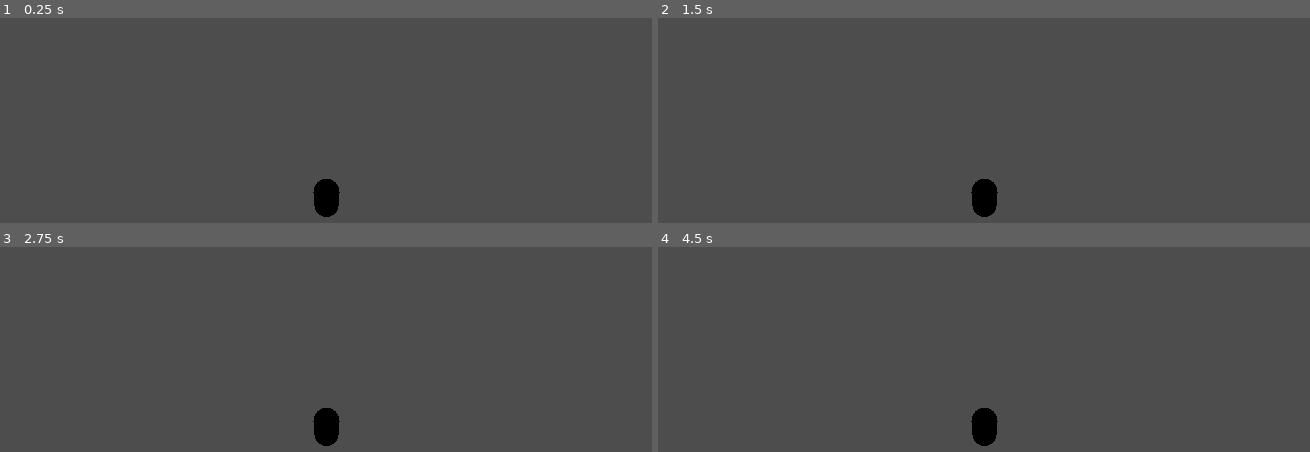
Above: before the commit, frames 1-4 (two rows, left to right).
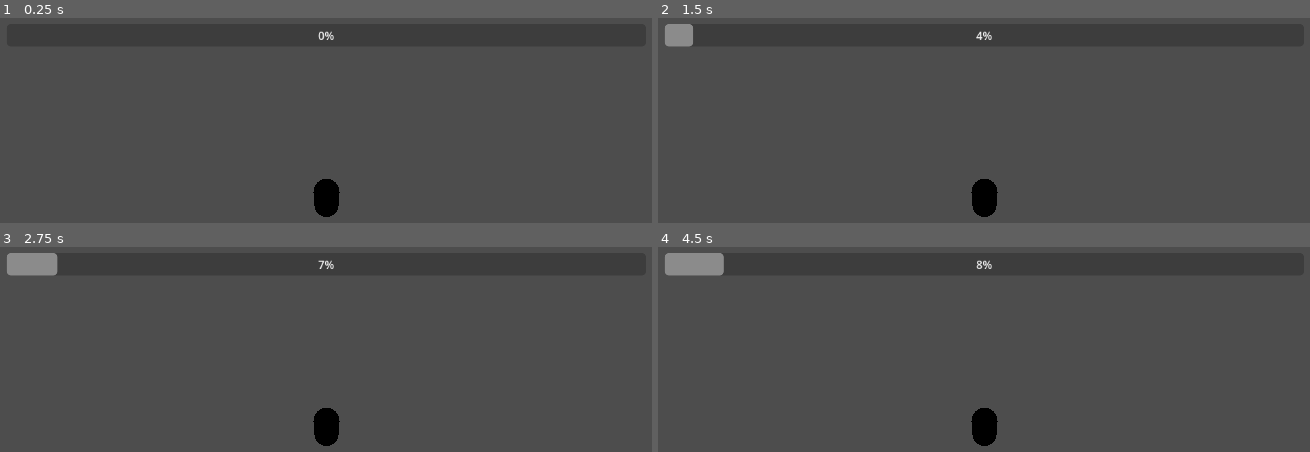
Above: after the commit, the same moments.

Repository: TaikiKume/WaraiWoBarenai
Game: Godot game, scene res://main.tscn
Two runs of this game, one before a commit and one after it. Both use one fixed random seed, a clock stepped at 60 frames per second and the inputs below.
Inputs:
- Up to frame 1 (0.25 s): no input
- Up to frame 2 (1.5 s): tap Enter at 0.5 s; hold Space (Laugh) 0.53-1.28 s; tap Space (Laugh) at 1.35 s
- Up to frame 3 (2.75 s): tap Enter at 2 s; hold Space (Laugh) from 2.03 s (still down)
- Up to frame 4 (4.5 s): release Space (Laugh) at 2.78 s; tap Space (Laugh) at 2.85, 3.5, 4.35 s; hold Space (Laugh) 3.53-4.28 s; tap Enter at 4.25 s

The runs differ from the first frame. In frame 1, less than 0.1% of the frame differs, in the area x 48-52%, y 6-11%; in frame 2, 0.5%; in frame 3, 0.9%; in frame 4, 1.1%, in the area x 1-52%, y 2-15%.

Commit message:
Added progress bar

Diff:
--- /dev/null
+++ b/LaughterProgress.gd
@@ -0,0 +1,14 @@
+extends ProgressBar
+
+
+func _ready():
+	pass # Replace with function body.
+
+
+func _process(delta):
+	var window_size = get_viewport_rect().size
+	size.x = window_size.x*0.8
+	size.y = window_size.y*0.05
+	position.x = window_size.x*0.1
+	position.y = window_size.y*0.1
+	pass
--- a/LevelController.gd
+++ b/LevelController.gd
@@ -1,12 +1,13 @@
 extends Node
+@export var progressbar: ProgressBar
 #笑い声の範囲
 var laughRadius : float = 0.0
 #笑いゲージ
 var laughGagePoint : float = 0.0
 #経過時間
-var progressTimer : float =0.0
+var progressTimer : float = 0.0
 #クリア時間
-@export var gameOverTime : float =60.0
+@export var gameOverTime : float = 60.0
 
 # Called when the node enters the scene tree for the first time.
 func _ready():
@@ -15,6 +16,7 @@
 
 # Called every frame. 'delta' is the elapsed time since the previous frame.
 func _process(delta):
+	progressbar.value = laughGagePoint
 	print(laughGagePoint)
 #Clear!!!!
 	if(laughGagePoint>=100):
--- /dev/null
+++ b/laughterprogress.tscn
@@ -0,0 +1,17 @@
+[gd_scene format=3 uid="uid://djxyi5y0r0agf"]
+
+[node name="Node2D" type="Node2D"]
+
+[node name="Control" type="Control" parent="."]
+layout_mode = 3
+anchors_preset = 0
+offset_right = 40.0
+offset_bottom = 40.0
+
+[node name="ProgressBar" type="ProgressBar" parent="Control"]
+layout_mode = 0
+offset_right = 4.0
+offset_bottom = 27.0
+value = 50.0
+
+[node name="CanvasLayer" type="CanvasLayer" parent="."]
--- a/main.tscn
+++ b/main.tscn
@@ -1,6 +1,7 @@
-[gd_scene load_steps=4 format=3 uid="uid://bdr6u28mxy1nk"]
+[gd_scene load_steps=5 format=3 uid="uid://bdr6u28mxy1nk"]
 
 [ext_resource type="Script" path="res://LevelController.gd" id="1_ly0cm"]
+[ext_resource type="Script" path="res://LaughterProgress.gd" id="1_ruh3q"]
 [ext_resource type="PackedScene" uid="uid://btfwplr3egwdi" path="res://oni.tscn" id="2_58pul"]
 [ext_resource type="PackedScene" uid="uid://deoyko10lrx6b" path="res://player.tscn" id="3_516bt"]
 
@@ -9,10 +10,19 @@
 [node name="MainCamera" type="Camera3D" parent="."]
 transform = Transform3D(1, 0, 0, 0, 0.5, 0.866025, 0, -0.866025, 0.5, 0, 10, 6)
 
-[node name="LevelController" type="Node" parent="."]
+[node name="LaughterProgress" type="ProgressBar" parent="MainCamera"]
+offset_left = 47.0
+offset_top = 41.0
+offset_right = 1096.0
+offset_bottom = 68.0
+script = ExtResource("1_ruh3q")
+
+[node name="LevelController" type="Node" parent="." node_paths=PackedStringArray("progressbar")]
 script = ExtResource("1_ly0cm")
+progressbar = NodePath("../MainCamera/LaughterProgress")
 
 [node name="Oni" parent="LevelController" instance=ExtResource("2_58pul")]
 
 [node name="Player" parent="LevelController" instance=ExtResource("3_516bt")]
 laughSpreadSpeed = 50.0
+laughPointSpeed = 5.0
